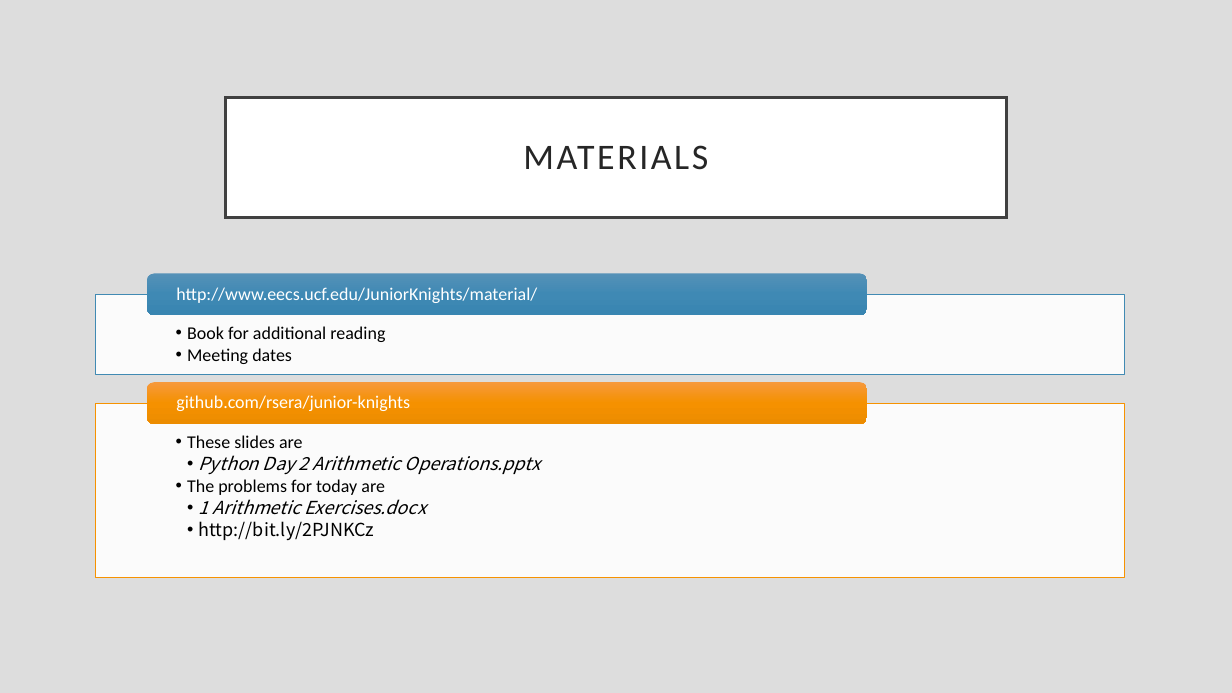
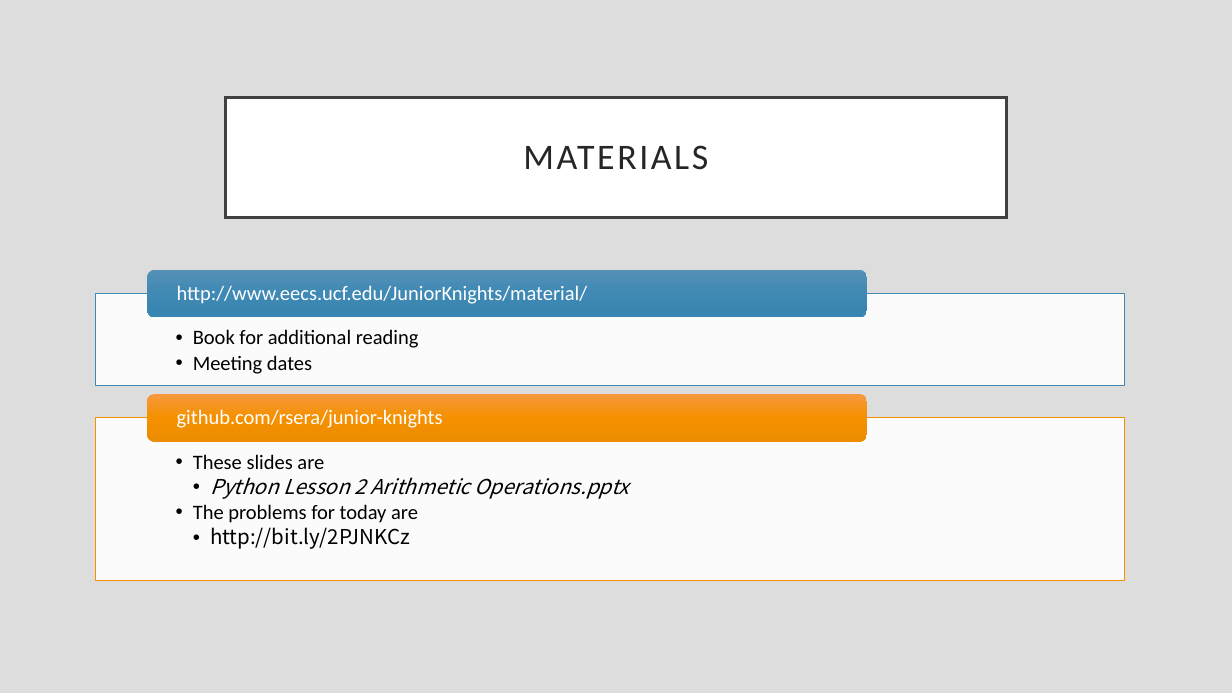
Before and after one commit to rsera/Junior-Knights, a slide deck: slide 29 of Python Lesson 2 Arithmetic Operations.pptx. Drawn at 1232x693 pixels with LibreOffice and Linux fonts; fonts in the diff are those of the drawing. Boxes give left, top, right and bottom in pixels: in the first picture for what was removed or moved away, otherwise in the second. Text is boxed around its words. In the diff, an @@ line names an element or a change of style, - is before the commit and + after.

Commit message:
updated arithmetic and input

```diff
--- a/Python Lesson 2 Arithmetic Operations.pptx
+++ b/Python Lesson 2 Arithmetic Operations.pptx
@@ text "Book for additional reading" at (193, 329, 419, 374): size 14 to 16 pt; indent changed @@
@@ rectangle: place and size @@
-rectangle at (96, 295, 1125, 375)
+rectangle at (96, 294, 1125, 385)
@@ rounded rectangle: place and size @@
-rounded rectangle at (147, 274, 867, 315)
+rounded rectangle at (147, 270, 867, 318)
@@ text "http://www.eecs.ucf.edu/JuniorKnights/material/" at (177, 285, 588, 304): size 14 to 16 pt @@
@@ text "These slides are": place and size @@
-text "These slides are" at (187, 435, 540, 540)
+text "These slides are" at (193, 454, 629, 549)
@@ rectangle: place and size @@
-rectangle at (96, 403, 1125, 577)
+rectangle at (96, 418, 1125, 580)
@@ rounded rectangle: place and size @@
-rounded rectangle at (147, 383, 867, 424)
+rounded rectangle at (147, 394, 867, 442)
@@ text "github.com/rsera/junior-knights" at (177, 409, 443, 428): size 14 to 16 pt @@
@@ text "github.com/rsera/junior-knights": place and size @@
-text "github.com/rsera/junior-knights" at (176, 395, 410, 411)
+text "github.com/rsera/junior-knights" at (177, 409, 443, 428)
@@ text at (193, 454, 418, 549): size 14 to 16 pt in "These slides are", "The problems for today are", "http://bit.ly/2PJNKCz"; indent changed @@
@@ text at (210, 477, 629, 499): text changed; size 14 to 16 pt @@
-    • Python Day 2 Arithmetic Operations.pptx
+    • Python Lesson 2 Arithmetic Operations.pptx
@@ text at (199, 494, 426, 515): paragraph removed @@
-    • 1 Arithmetic Exercises.docx
```
Also in this commit, not shown: 1 other slide changed, 6 other files.
